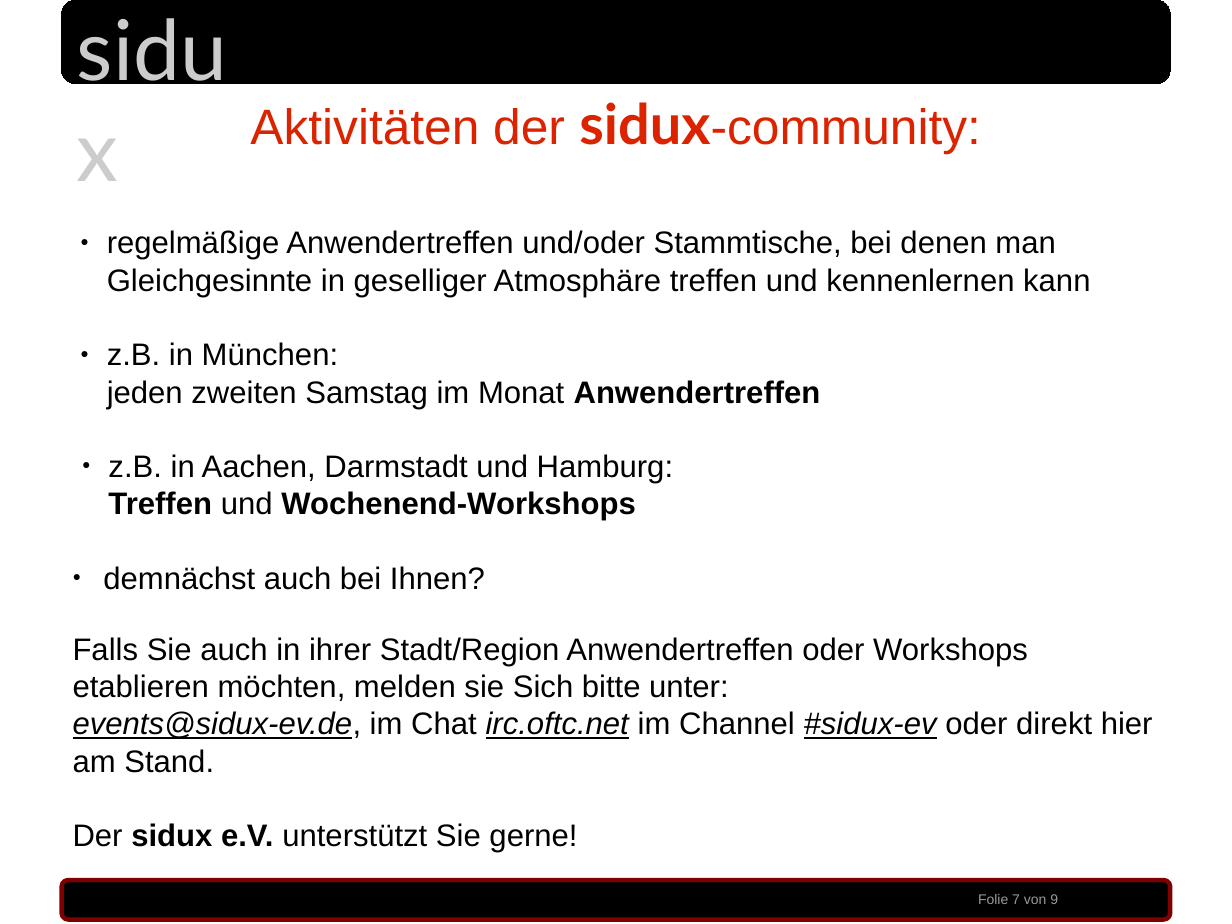
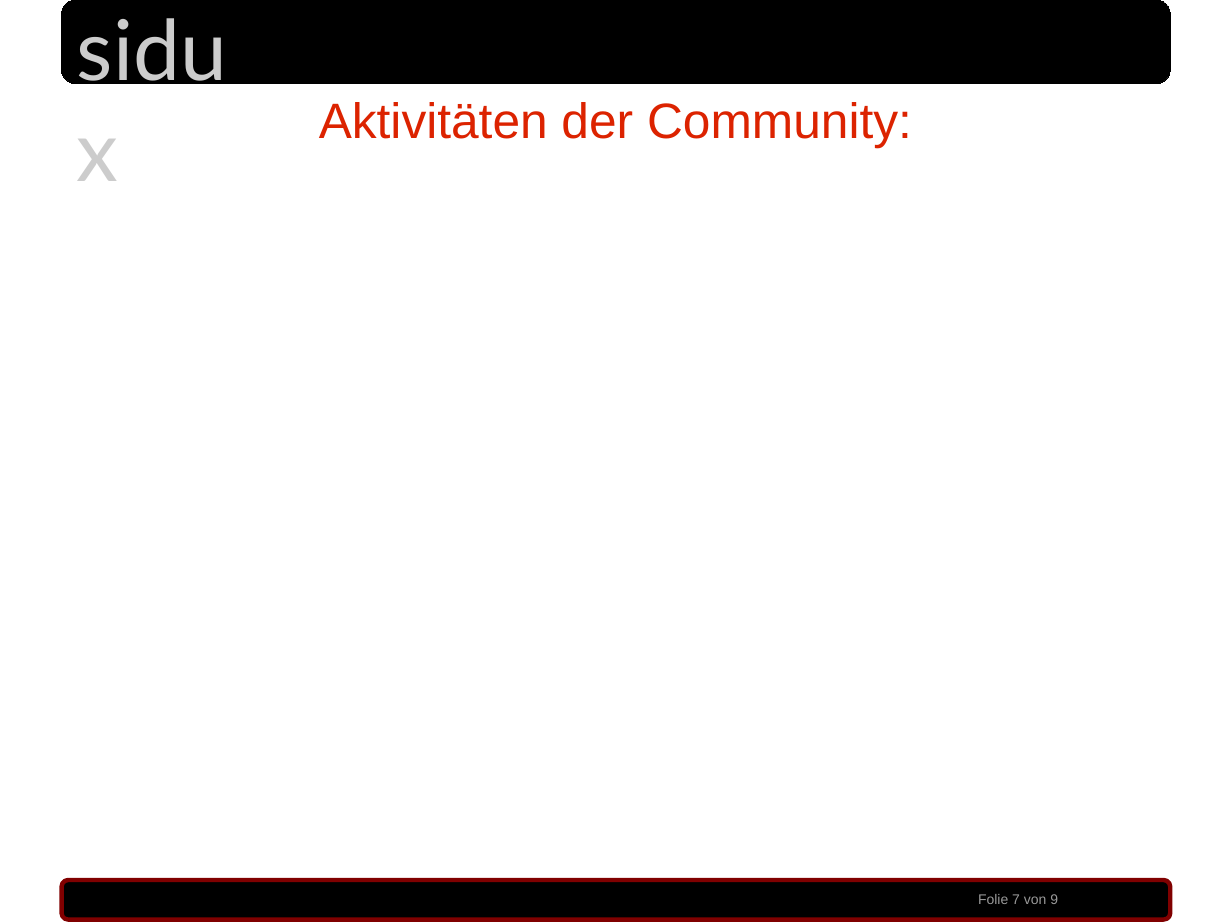
Before and after one commit to sidux-ev/praesentation, a slide deck: slide 7 of bin/lt2010_berlin.odp. Drawn at 1232x924 pixels with LibreOffice and Linux fonts; fonts in the diff are those of the drawing; background and template pictures are left out. Boxes give left, top, right and bottom in pixels: in the first picture for what was removed or moved away, otherwise in the second. Text is boxed around its words. In the diff, an @@ line names an element or a change of style, - is before the commit and + after.

```diff
--- a/bin/lt2010_berlin.odp
+++ b/bin/lt2010_berlin.odp
@@ text at [319,102,912,148]: text changed @@
-Aktivitäten der sidux-community:
+Aktivitäten der Community:
@@ text removed at [73,230,1153,852] @@
-● regelmäßige Anwendertreffen und/oder Stammtische, bei denen man Gleichgesinnte in geselliger Atmosphäre treffen und kennenlernen kann
-● z.B. in München:
-  jeden zweiten Samstag im Monat Anwendertreffen
-● z.B. in Aachen, Darmstadt und Hamburg:
-  Treffen und Wochenend-Workshops
-● demnächst auch bei Ihnen?
-Falls Sie auch in ihrer Stadt/Region Anwendertreffen oder Workshops etablieren möchten, melden sie Sich bitte unter:
-events@sidux-ev.de, im Chat irc.oftc.net im Channel #sidux-ev oder direkt hier am Stand.
-Der sidux e.V. unterstützt Sie gerne!
```
Also in this commit, not shown: 4 other slides changed, 4 slides added, 4 slides removed.
